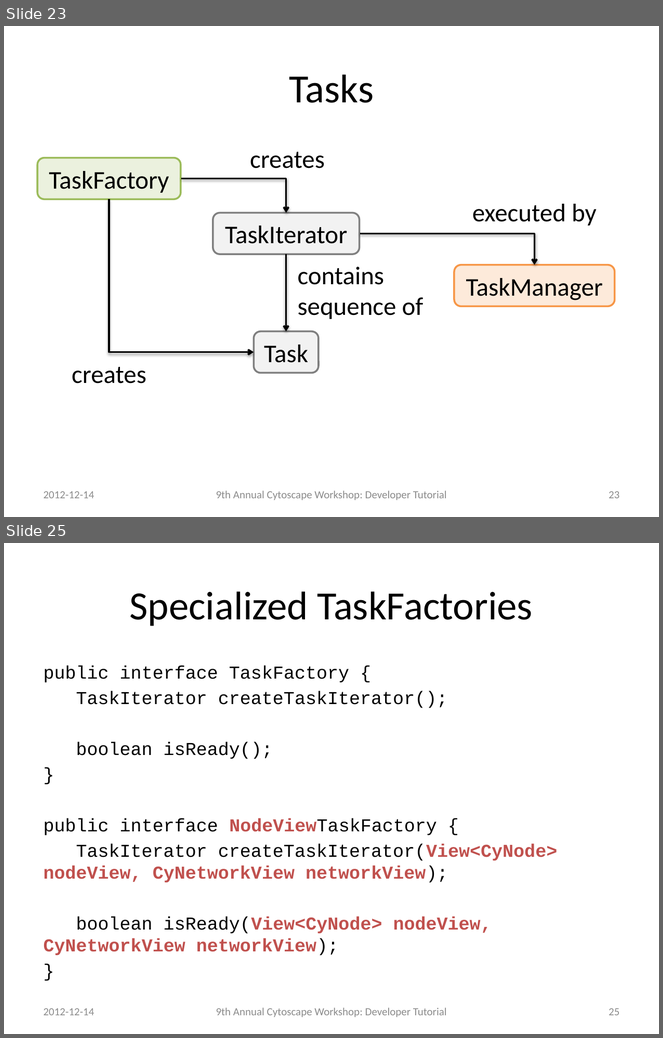
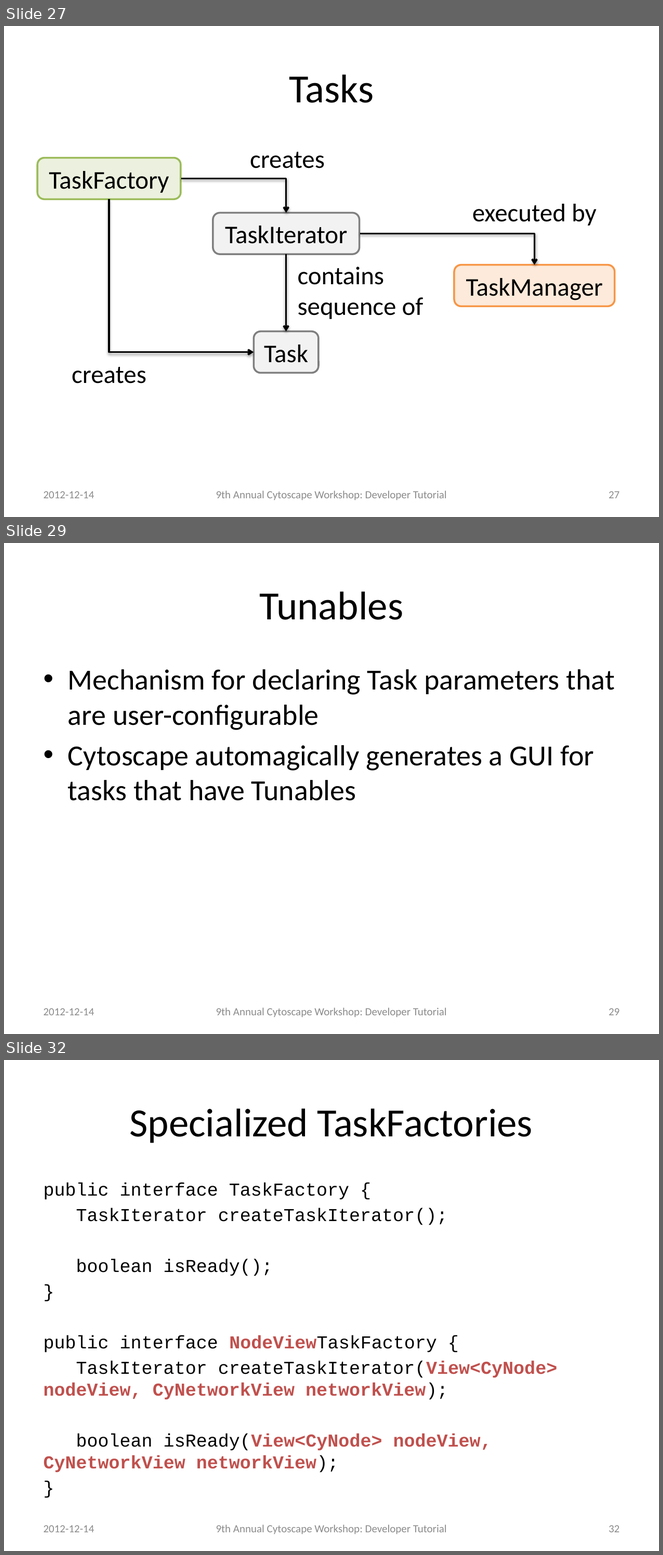
Before and after one commit to jrrmzz/cy3-dev-tutorial, a slide deck: slides.pptx. Shown one above the other, each under a label of ours: slides 23 and 25 before the commit, slides 27, 29 and 32 after it; the slides between them are not shown. The pictures are 663x1038 and 663x1555 pixels, drawn with LibreOffice and Linux fonts; fonts in the diff are those of the drawing. Boxes give left, top, right and bottom in pixels: in the first picture for what was removed or moved away, otherwise in the second. Text is boxed around its words. In the diff, an @@ line names an element or a change of style, - is before the commit and + after.

```diff
--- a/slides.pptx
+++ b/slides.pptx
@@ slide 29 added at [4, 543, 659, 1034], background #FFFFFF @@
@@ title added at [259, 591, 403, 620], 44 pt, text #000000 @@
+Tunables
@@ text added at [68, 669, 615, 801], 32 pt, text #000000 @@
+• Mechanism for declaring Task parameters that are user-configurable
+• Cytoscape automagically generates a GUI for tasks that have Tunables
@@ text added at [44, 1008, 94, 1016], 12 pt, text #8C8C8C @@
+2012-12-14
@@ text added at [216, 1008, 447, 1018], 12 pt, text #8C8C8C @@
+9th Annual Cytoscape Workshop: Developer Tutorial
@@ page number added at [609, 1008, 620, 1016], 12 pt, text #8C8C8C @@
+29
@@ what was slide 23 is now slide 27 @@
@@ page number at [609, 491, 620, 499]: text changed @@
-23
+27
@@ what was slide 25 is now slide 32 @@
@@ page number at [609, 1525, 620, 1533]: text changed @@
-25
+32
```
Also in this commit, not shown: 10 slides changed, 7 other slides added.
